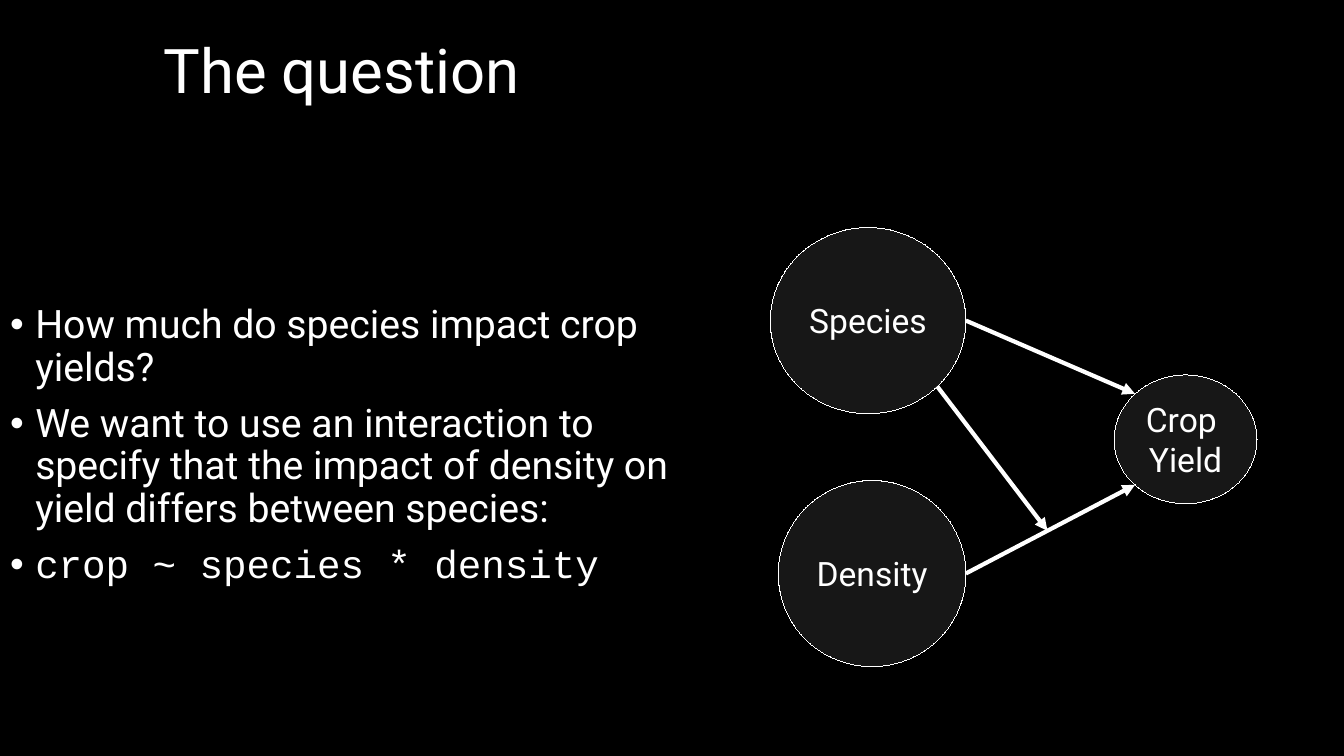
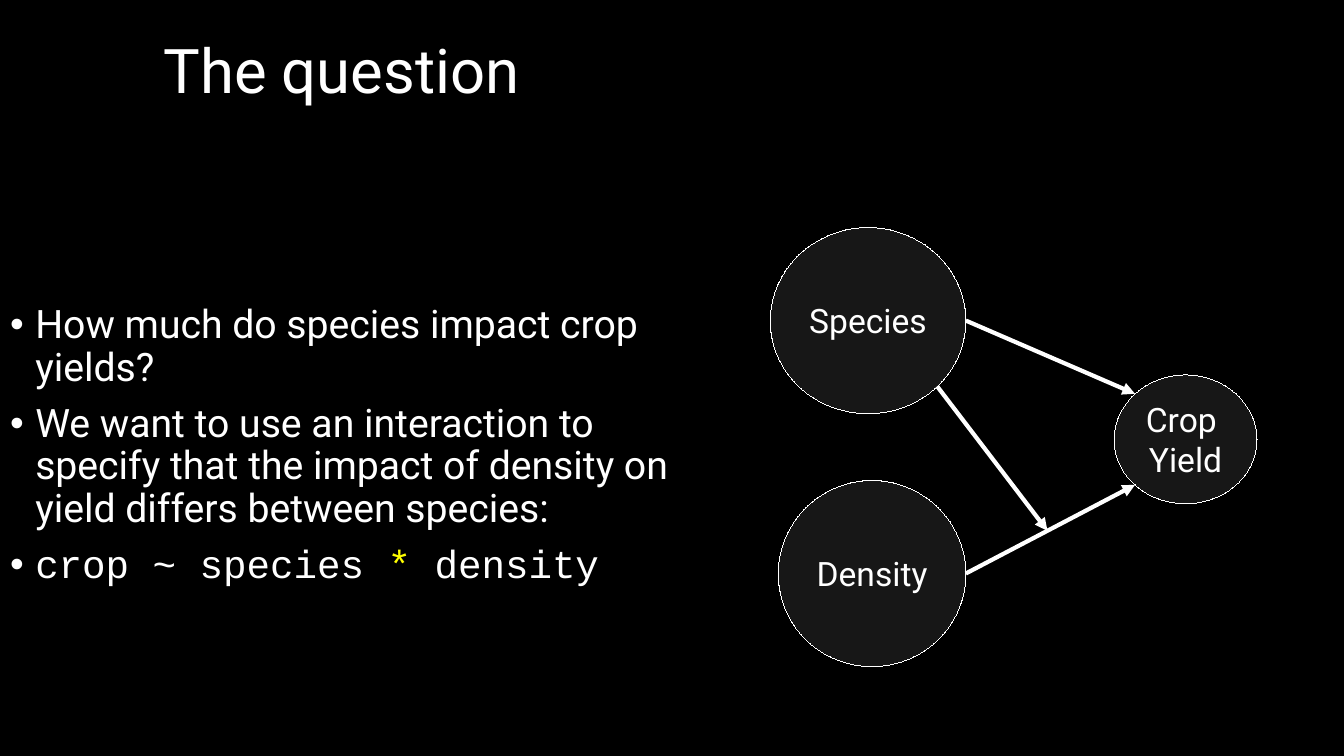
Before and after one commit to DeonRoos/006-BI3010, a slide deck: slide 19 of Lectures/Lecture 08.1 Interactions.pptx. Drawn at 1344x756 pixels with LibreOffice and Linux fonts; fonts in the diff are those of the drawing. Boxes give left, top, right and bottom in pixels: in the first picture for what was removed or moved away, otherwise in the second. Text is boxed around its words. In the diff, an @@ line names an element or a change of style, - is before the commit and + after.

```diff
--- a/Lectures/Lecture 08.1 Interactions.pptx
+++ b/Lectures/Lecture 08.1 Interactions.pptx
@@ text at <box>35,550,599,586</box>: text colour #FFFFFF to #FFFF00 in "*" @@
```
Also in this commit, not shown: 13 other slides changed, 11 slides added, 11 other files.
